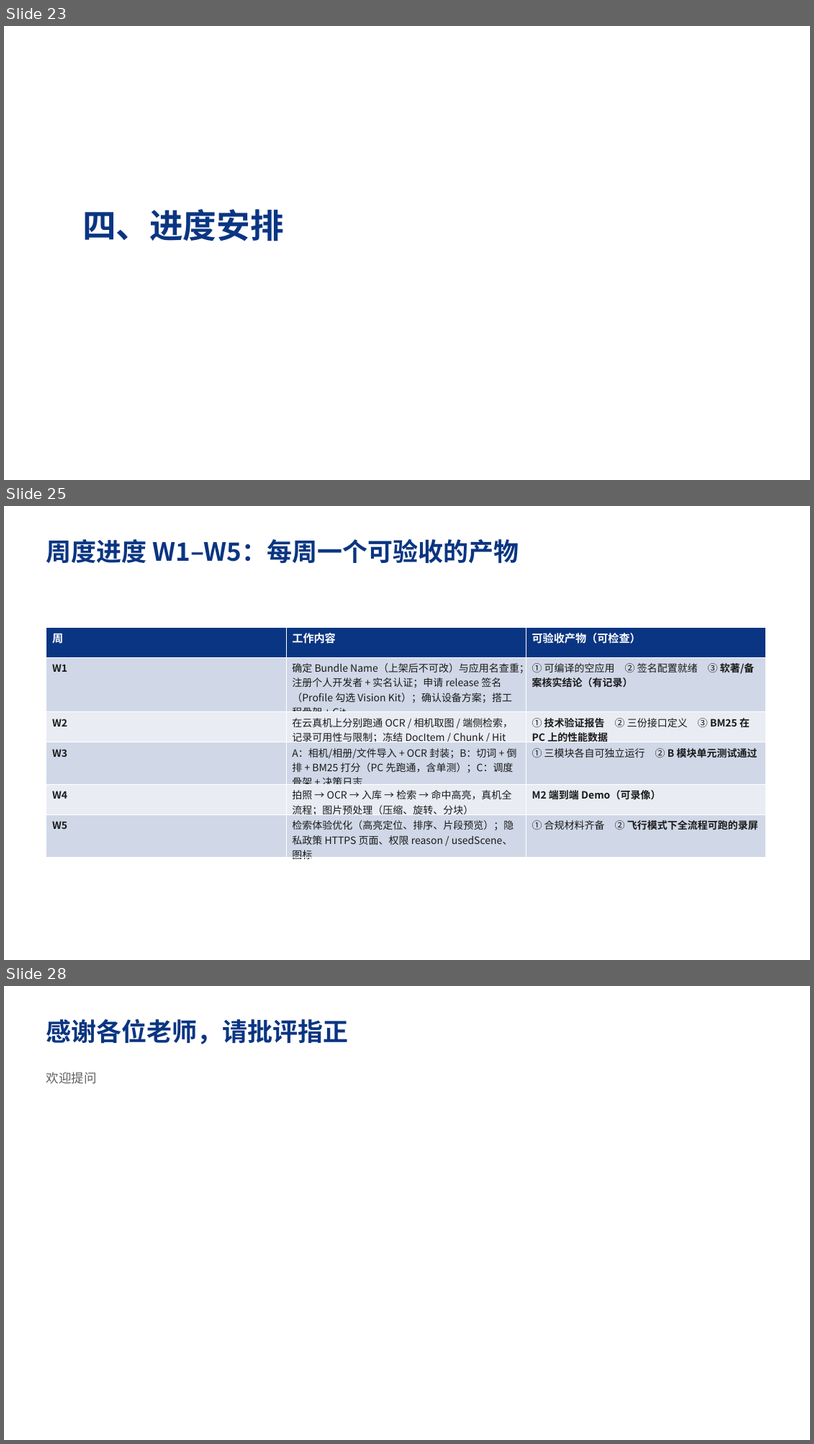
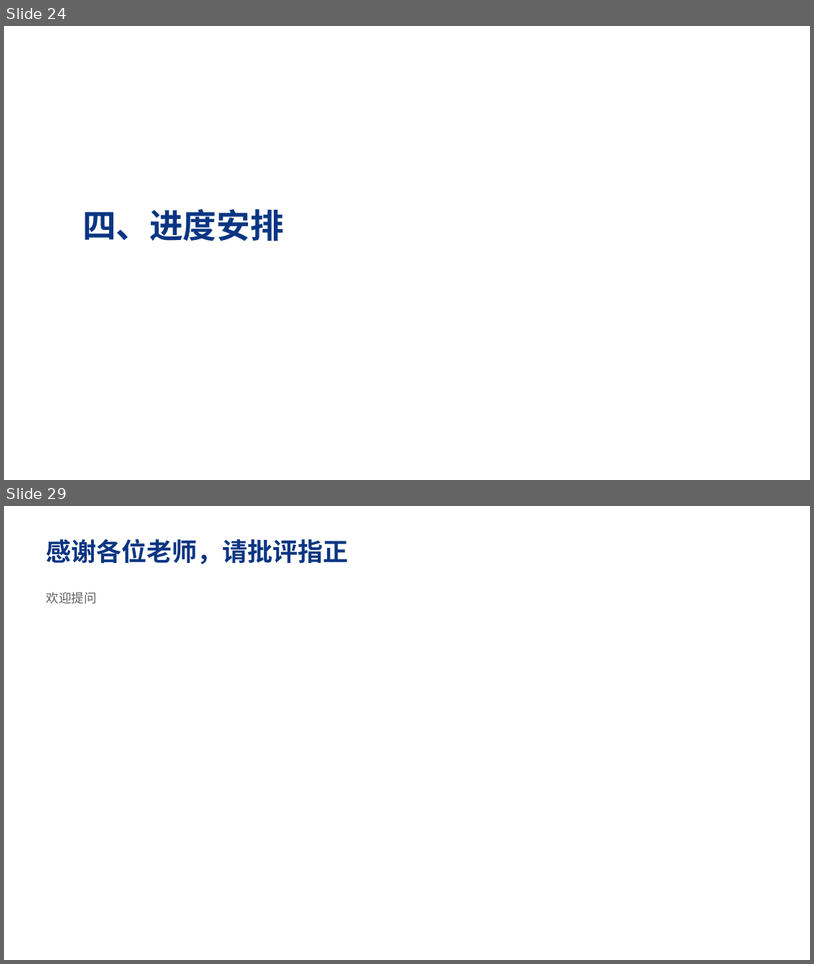
Before and after one commit to CCodeDong/agentbudget, a slide deck: deliverables/移动应用开发/立项.pptx. Shown one above the other, each under a label of ours: slides 23, 25 and 28 before the commit, slides 24 and 29 after it; the slides between them are not shown. The pictures are 814x1444 and 814x964 pixels, drawn with LibreOffice and Linux fonts; fonts in the diff are those of the drawing. Boxes give left, top, right and bottom in pixels: in the first picture for what was removed or moved away, otherwise in the second. Text is boxed around its words. In the diff, an @@ line names an element or a change of style, - is before the commit and + after.

Commit message:
两份立项 PPT 加入真实进度（按 A 的结构 + B 的实际状态）
移动应用开发（29 页）
- 新增 P16 当前进展：offlinelib-core 1417 行 / 87 测试通过 / 真实 UI 643 行
- 重写 P15：从「计划验证」改为「已实测」——建库 489ms、检索 22ms、增量删除快 560 倍
- P25 改为十二周并说明原因（软著 20-30 工作日）；P26/P27 拆为已完成与待做

仓颉（18 页）
- 新增 P8 当前进展：1678 行 / 29 测试 / 88.6% 行覆盖 / 3960 次实验 / 正反实验已得结论
- 保留原稿结构与老师认可的部分不动

两份修改说明同步更新页数与待办

```diff
--- a/deliverables/移动应用开发/立项.pptx
+++ b/deliverables/移动应用开发/立项.pptx
@@ slide 25 removed at <box>4,506,810,960</box>, background #FFFFFF @@
@@ text removed at <box>46,539,520,564</box> @@
-周度进度 W1–W5：每周一个可验收的产物
@@ table removed at <box>46,627,767,864</box>, 6 rows, 3 columns @@
-周 | 工作内容 | 可验收产物（可检查）
-W1 | 确定 Bundle Name（上架后不可改）与应用名查重；注册个人开发者 + 实名认证；申请 release 签名（Profile 勾选 Vision Kit）；确认设备方案；搭工程骨架 + Git | ① 可编译的空应用 ② 签名配置就绪 ③ 软著/备案核实结论（有记录）
-W2 | 在云真机上分别跑通 OCR / 相机取图 / 端侧检索，记录可用性与限制；冻结 DocItem / Chunk / Hit | ① 技术验证报告 ② 三份接口定义 ③ BM25 在 PC 上的性能数据
-W3 | A：相机/相册/文件导入 + OCR 封装；B：切词 + 倒排 + BM25 打分（PC 先跑通，含单测）；C：调度骨架 + 决策日志 | ① 三模块各自可独立运行 ② B 模块单元测试通过
-W4 | 拍照 → OCR → 入库 → 检索 → 命中高亮，真机全流程；图片预处理（压缩、旋转、分块） | M2 端到端 Demo（可录像）
-W5 | 检索体验优化（高亮定位、排序、片段预览）；隐私政策 HTTPS 页面、权限 reason / usedScene、图标 | ① 合规材料齐备 ② 飞行模式下全流程可跑的录屏
@@ what was slide 23 is now slide 24 @@
@@ what was slide 28 is now slide 29 @@
```
Also in this commit, not shown: 3 slides changed, 3 slides added, 1 other slide removed, 6 other files.
